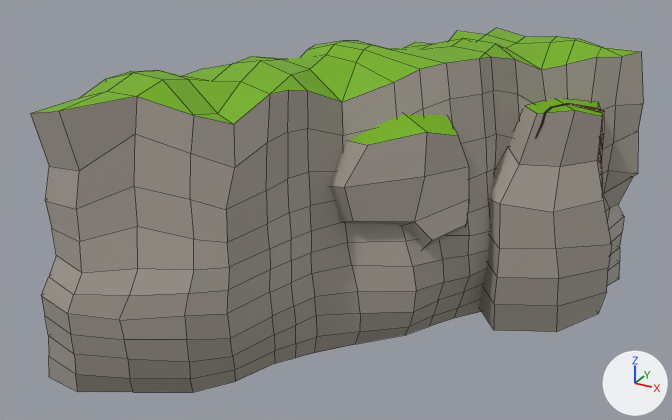
Renders of the FBX model Assets/Blender/Landscape/Ground/Cliff 003.fbx from each side of a commit.
Rendered twice from a camera (50 mm lens) standing at (3.29, -16.33, 9.72) and looking at (-4.37, -2.4, 2.76). The lights are fixed; the arrows at lower right show +X, +Y and +Z. Mesh edges are drawn as thin lines. Where no turn or scale is listed for an object, it has been applied to the vertices.

Objects in the first picture: 'Cliff 003'.
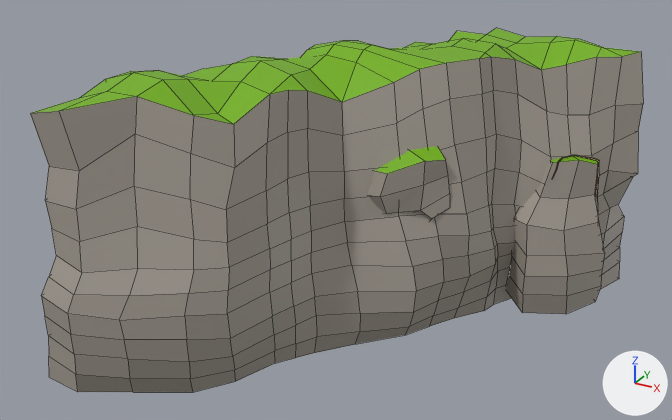
Commit message: Cliff V1.5

What differs and where, as boxes (x1, y1, x2, y2) in the pictures (672 x 420 px; the box of a moved part takes in the faces that stretch with it):
part 1 of me_cube_003, moved or reshaped
    before: (479, 98, 612, 332)
    after: (506, 156, 605, 314)
part 2 of me_cube_003, moved or reshaped
    before: (535, 103, 604, 184)
    after: (552, 155, 599, 204)
part 3 of me_cube_003, moved or reshaped
    before: (330, 114, 469, 249)
    after: (368, 146, 450, 220)

The change in detail:
me_cube_003 is used by ob_cliff_003; location (0.0, 0.0, 0.0).
me_cube_003 had 503 vertices, 462 faces and spanned x -7.89..0.2, y -6.8..2.64, z 0.15..5.51.
me_cube_003 now has 503 vertices, 462 faces and spans x -7.89..0.2, y -6.8..2.64, z 0.17..5.51.
me_cube_003 part 1: the loose piece of 42 vertices spanning x -2.34..0.14, y -1.25..1.56, z 0.18..4.45 is scaled about its middle by 0.713, then moved by (0.2, 0.3, -0.43).
me_cube_003 part 2: the loose piece of 60 vertices spanning x -1.41..-0.06, y -0.06..1.42, z 0.15..4.52 is scaled about its middle by 0.713, then moved by (0.09, 0.14, -0.43).
me_cube_003 part 3: 22 of 503 vertices moved; they spanned x -5.15..-2.08, y -2.92..-0.8, z 1.77..4.62 and now span x -4.24..-2.43, y -2.45..-1.1, z 2.37..4.02; mean shift (0.13, 0.03, -0.06); largest move (-5.01, -2.29, 2.21) -> (-4.06, -2.02, 2.54).
